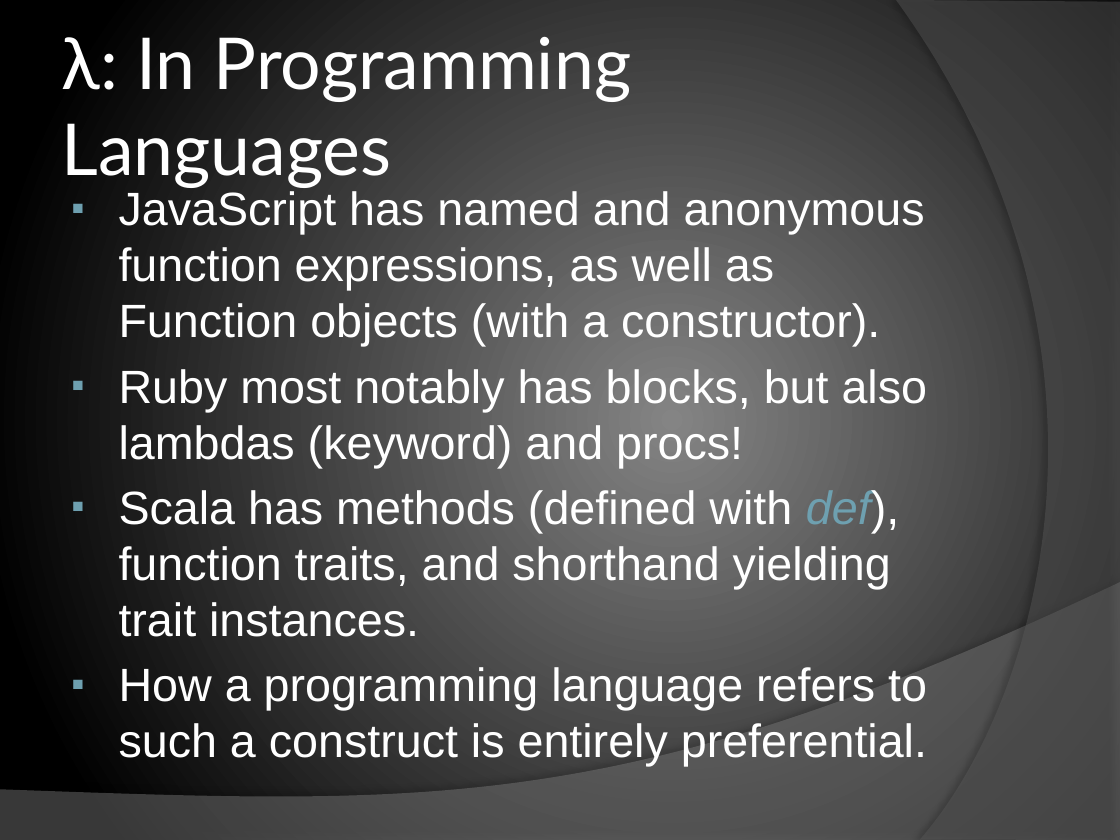
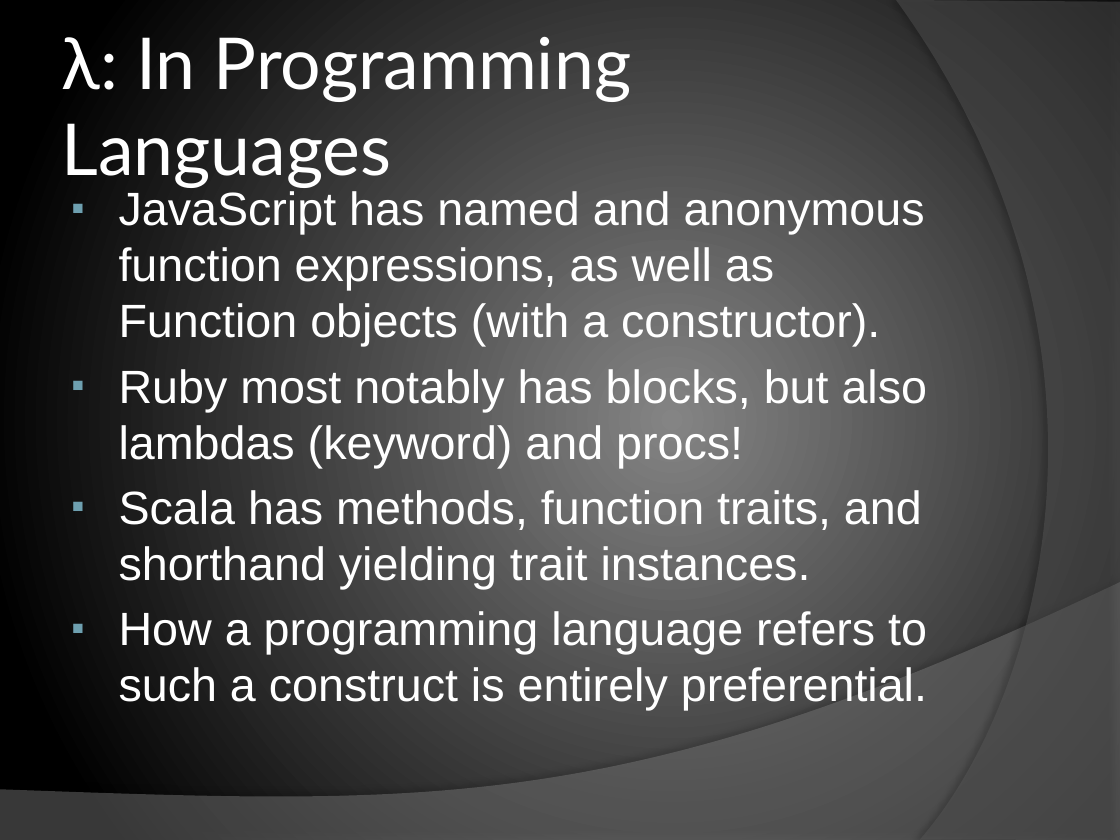
Before and after one commit to chrislewis/JaxFunc_0_ImperativelyFunctional, a slide deck: slide 12 of JaxFunc.pptx (slide 10 before the commit). Drawn at 1120x840 pixels with LibreOffice and Linux fonts; fonts in the diff are those of the drawing. Boxes give left, top, right and bottom in pixels: in the first picture for what was removed or moved away, otherwise in the second. Text is boxed around its words. In the diff, an @@ line names an element or a change of style, - is before the commit and + after.

```diff
--- a/JaxFunc.pptx
+++ b/JaxFunc.pptx
@@ text at <box>119,490,922,589</box>: text changed @@
-▪ Scala has methods (defined with def), function traits, and shorthand yielding trait instances.
+▪ Scala has methods, function traits, and shorthand yielding trait instances.
```
Also in this commit, not shown: 16 other slides changed, 3 slides added.
